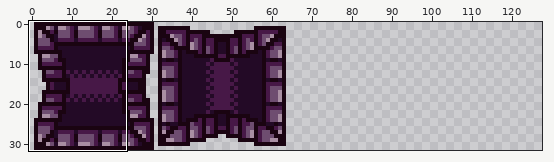
File history of a sprite sheet, res/img/door.png. The first picture is a wide view before the edit; the outline marks the close-up.
Close-up. Before:
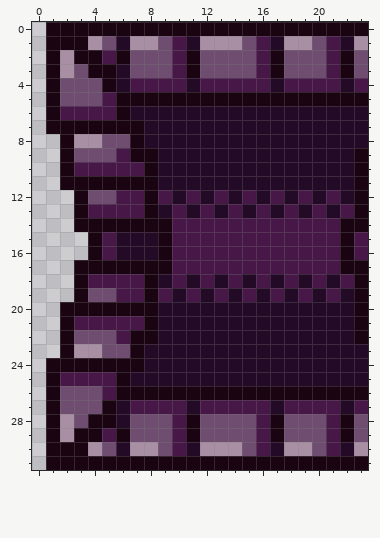
The file is 128x32 pixels. Shown: x 0..23, y 0..31. The commit also changed other parts of the picture, which this record leaves out.
After:
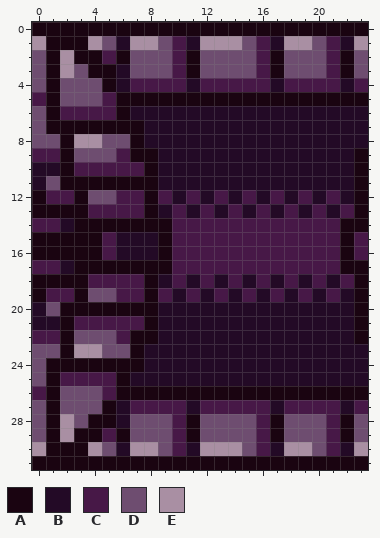
Palette (. is transparent): A #1a0411  B #230a26  C #471847  D #6e4d70  E #a98fa3
From old to new:
y 0: x 0 . -> A
y 1: x 0 . -> E
y 2..4: x 0 . -> D
y 5: x 0 . -> C
y 6..7: x 0 . -> D
y 8: x 0..1 .. -> DD
y 9: x 0..1 .. -> CC
y 10: x 0..1 .. -> BB
y 11: x 0..1 .. -> BD
y 12: x 0..2 ... -> ACC
y 13: x 0..2 ... -> AAA
y 14: x 0..2 ... -> CCB
y 15..16: x 0..3 .... -> AAAA
y 17: x 0..2 ... -> CCB
y 18: x 0..2 ... -> AAA
y 19: x 0..2 ... -> ACC
y 20: x 0..1 .. -> BD
y 21: x 0..1 .. -> BB
y 22: x 0..1 .. -> CC
y 23: x 0..1 .. -> DD
y 24..25: x 0 . -> D
y 26: x 0 . -> C
y 27..29: x 0 . -> D
y 30: x 0 . -> E
y 31: x 0 . -> A
Boxes around the changes in both close-ups, in picture pixels (x1, y1, x2, y2):
added: (32, 22, 88, 470)
